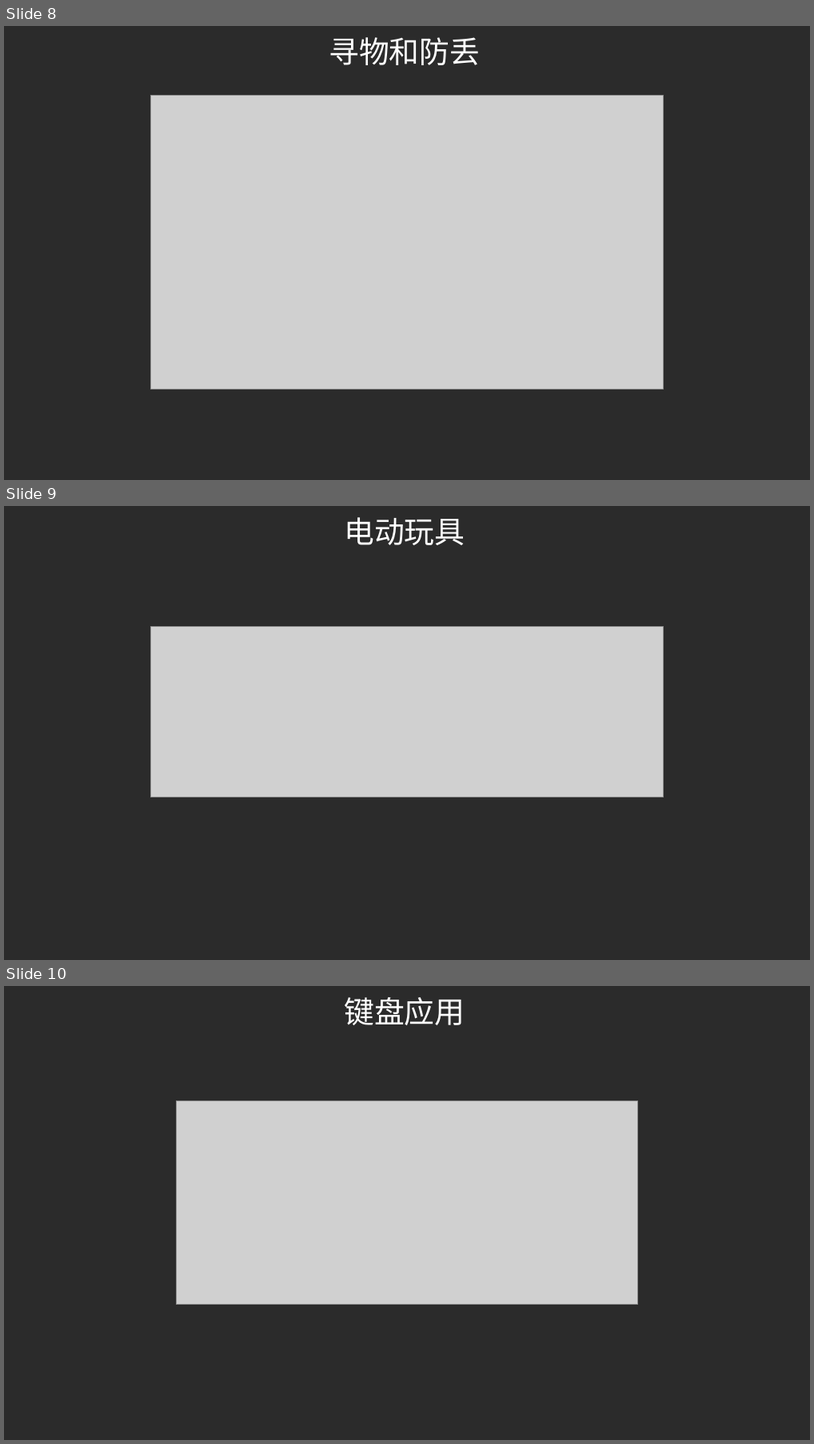
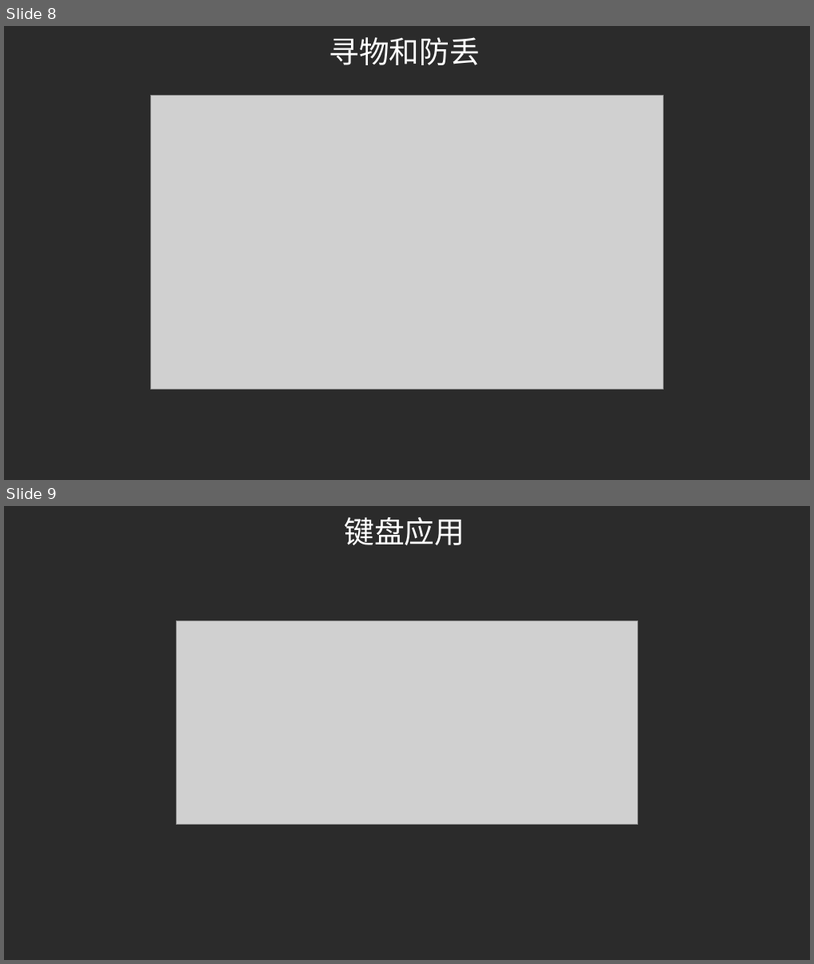
Before and after one commit to PengleiYu/BLE_PPT, a slide deck: BLE蓝牙低功耗简介.pptx. Shown one above the other, each under a label of ours: slides 8, 9 and 10 before the commit, slides 8 and 9 after it. The pictures are 814x1444 and 814x964 pixels, drawn with LibreOffice and Linux fonts; fonts in the diff are those of the drawing; grey boxes stand for pictures; background and template pictures are left out; a plain dark background stands for a picture behind light text. Boxes give left, top, right and bottom in pixels: in the first picture for what was removed or moved away, otherwise in the second. Text is boxed around its words. In the diff, an @@ line names an element or a change of style, - is before the commit and + after.

```diff
--- a/BLE蓝牙低功耗简介.pptx
+++ b/BLE蓝牙低功耗简介.pptx
@@ slide 9 removed at <box>4,506,810,960</box>, background picture (left out) @@
@@ title removed at <box>344,517,465,545</box> @@
-电动玩具
@@ picture removed at <box>151,626,664,797</box> @@
@@ what was slide 10 is now slide 9 @@
```
Also in this commit, not shown: 4 slides changed, 2 slides added, 6 other slides removed.
